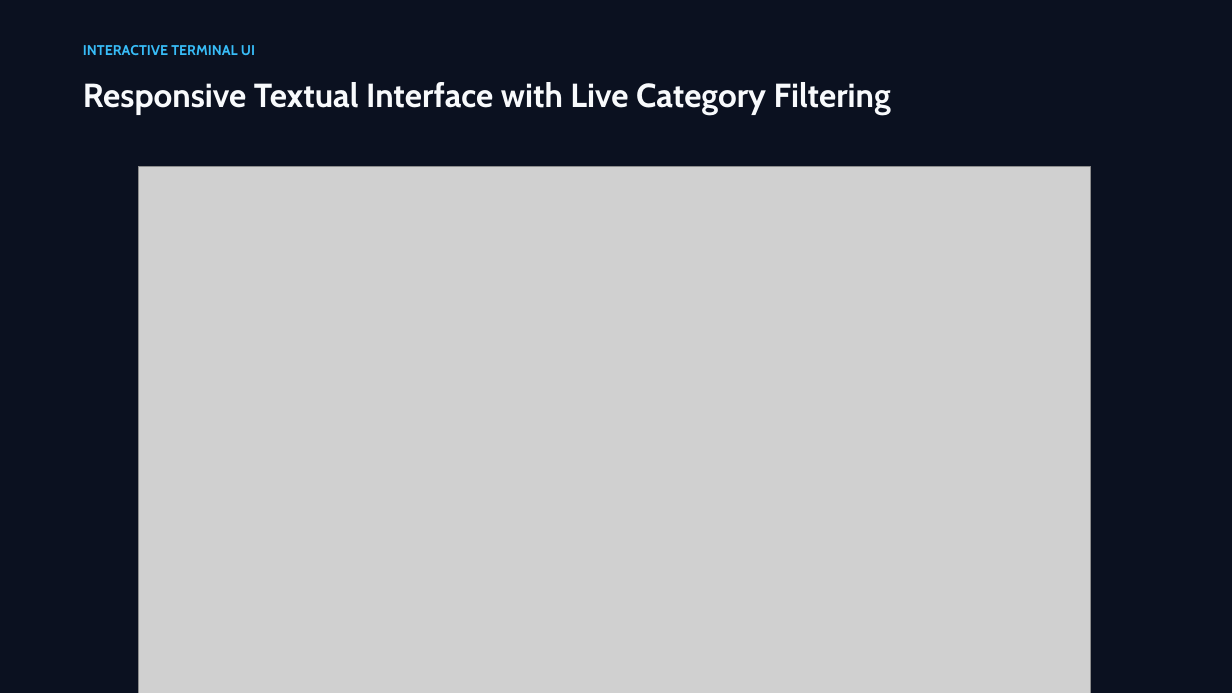
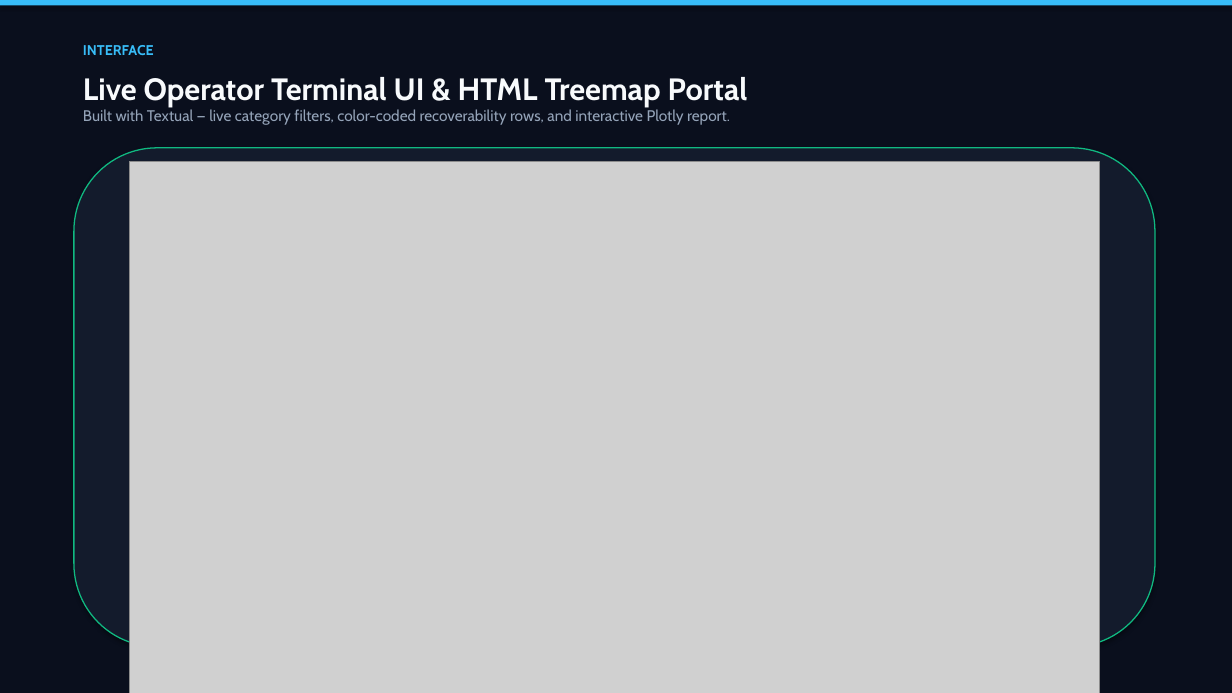
Before and after one commit to basithladdu/sanchay, a slide deck: slide 6 of docs/SANCHAY.pptx. Drawn at 1232x693 pixels with LibreOffice and Linux fonts; fonts in the diff are those of the drawing; grey boxes stand for pictures. Boxes give left, top, right and bottom in pixels: in the first picture for what was removed or moved away, otherwise in the second. Text is boxed around its words. In the diff, an @@ line names an element or a change of style, - is before the commit and + after.

Commit message:
Deliver refined masterpiece presentation deck with high-impact visual design

```diff
--- a/docs/SANCHAY.pptx
+++ b/docs/SANCHAY.pptx
@@ rectangle at [0,0,1232,693]: fill #0B1120 to #0A0F1D @@
@@ rectangle added at [0,0,1232,6], fill #38BDF8 @@
@@ text at [83,45,154,55]: text changed; size 26 to 11 pt; text colour #F8FAFC to #38BDF8 @@
-Responsive Textual Interface with Live Category Filtering
+INTERFACE
@@ text removed at [83,45,255,55] @@
-INTERACTIVE TERMINAL UI
@@ text added at [83,77,748,125], 12 pt, text #94A3B8 @@
+Live Operator Terminal UI & HTML Treemap Portal
+Built with Textual — live category filters, color-coded recoverability rows, and interactive Plotly report.
@@ rounded rectangle added at [74,148,1155,647], fill #131B2C, outline #10B981 1 pt @@
@@ picture: place and size @@
-picture at [139,166,1091,693]
+picture at [129,162,1100,693]
```
Also in this commit, not shown: 6 other slides changed.
